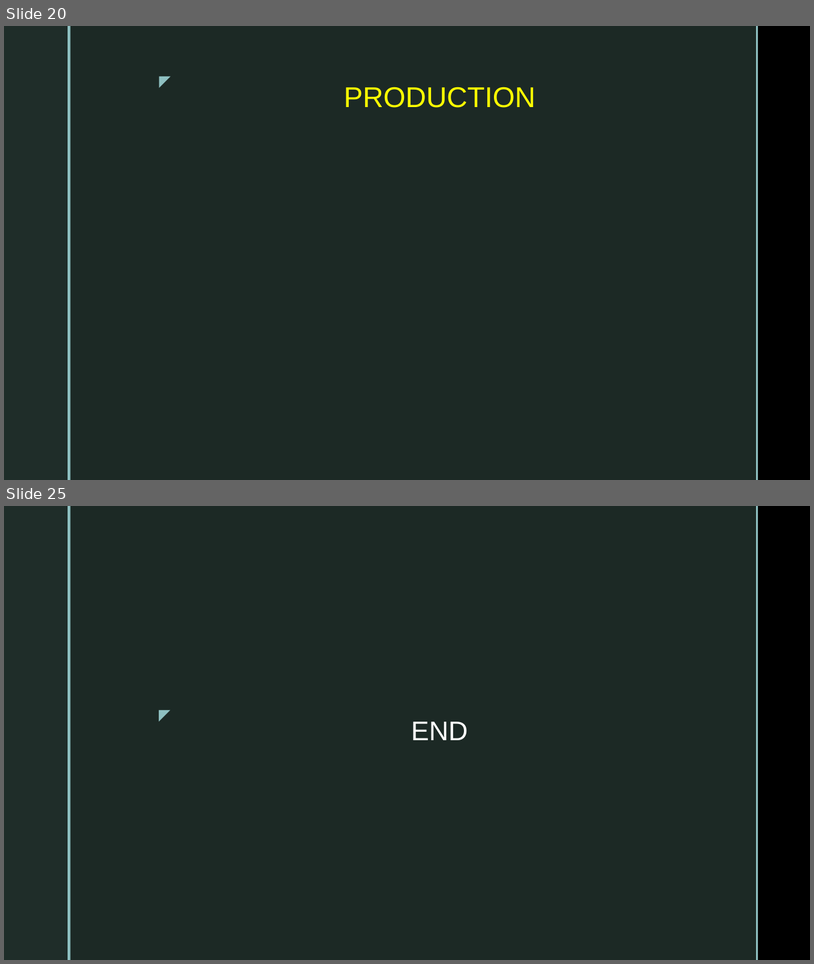
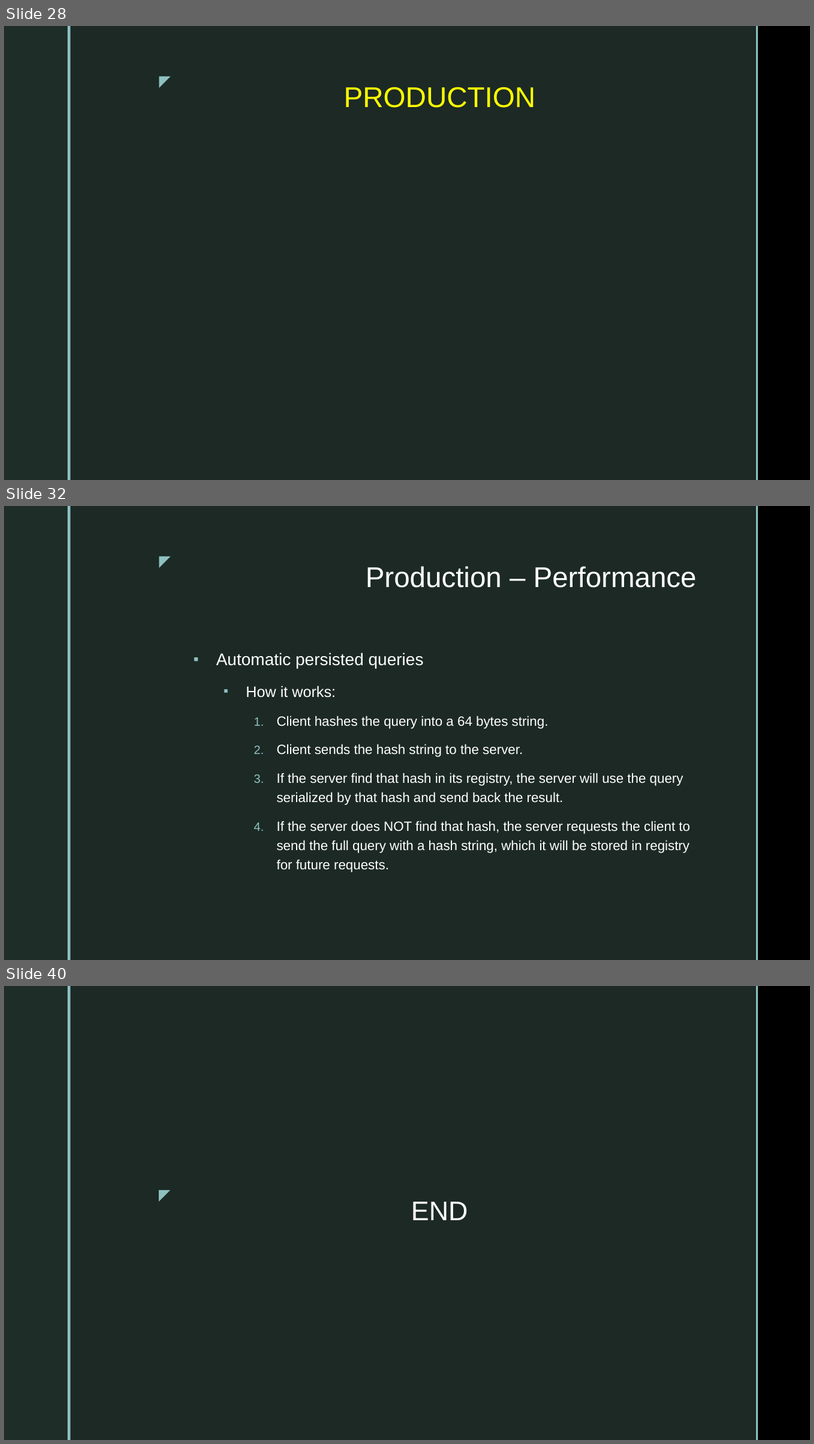
Before and after one commit to dtvu94/Apollo-Server-Client, a slide deck: Docs/Apollo_Server.pptx. Shown one above the other, each under a label of ours: slides 20 and 25 before the commit, slides 28, 32 and 40 after it; the slides between them are not shown. The pictures are 814x964 and 814x1444 pixels, drawn with LibreOffice and Linux fonts; fonts in the diff are those of the drawing; background and template pictures are left out. Boxes give left, top, right and bottom in pixels: in the first picture for what was removed or moved away, otherwise in the second. Text is boxed around its words. In the diff, an @@ line names an element or a change of style, - is before the commit and + after.

Commit message:
Complete slide for Apollo Server

```diff
--- a/Docs/Apollo_Server.pptx
+++ b/Docs/Apollo_Server.pptx
@@ slide 32 added at (x1=4, y1=506, x2=810, y2=960), background picture (left out); not listed: 5 template elements that a slide beside it also shows @@
@@ title added at (x1=366, y1=566, x2=697, y2=588), 34 pt, text #FFFFFF @@
+Production – Performance
@@ text added at (x1=216, y1=652, x2=690, y2=872), 16 pt, text #FFFFFF @@
+▪ Automatic persisted queries
+  ▪ How it works:
+    1. Client hashes the query into a 64 bytes string.
+    2. Client sends the hash string to the server.
+    3. If the server find that hash in its registry, the server will use the query serialized by that hash and send back the result.
+    4. If the server does NOT find that hash, the server requests the client to send the full query with a hash string, which it will be stored in registry for future requests.
@@ what was slide 20 is now slide 28 @@
@@ what was slide 25 is now slide 40 @@
```
Also in this commit, not shown: 11 slides changed, 14 other slides added, 1 slide removed, 11 other files.
